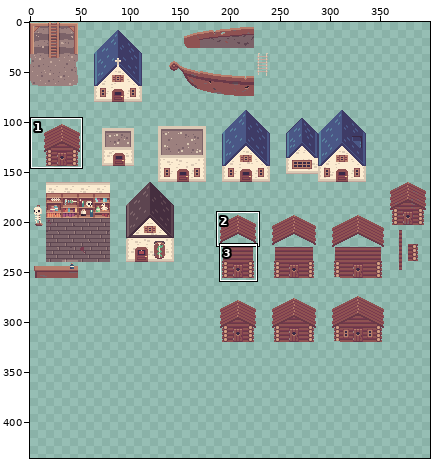
Sprite sheet -- static/images/large-sprites.png. Above: a wide view before the commit, with the close-up outlined.
Close-up. As it was:
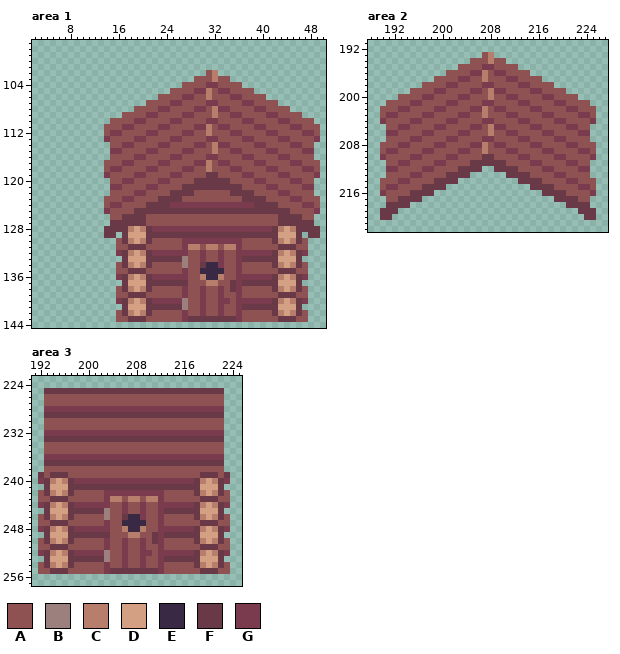
The file is 400x400 pixels. Shown: area 1: x 2..50, y 97..144; area 2: x 188..227, y 191..222; area 3: x 191..225, y 223..257. The old version is drawn lined up with the new one, on the new canvas. The wide view leaves out empty margins. The commit also changed other parts of the picture, which this record leaves out.
Palette (. is transparent): A #8f5252  B #9c807e  C #b87e6c  D #d3a084  E #392945  F #6a3948  G #7a3b4f
Pixels before, area 1, first column x 14:
102 .................AC.................
103 ...............AAACAA...............
104 .............AAAAGGAAAA.............
105 ...........AAAAGGCAGGAAAA...........
106 .........AAAAGGAACAAAGGAAAA.........
107 .......AAAAGGAAAAGGAAAAGGAAAA.......
108 .....AAAAGGAAAAGGACGGAAAAGGAAAA.....
109 ...AAAAGGAAAAGGAAACAAGGAAAAGGAAAA...
110 .AAAAGGAAAAGGAAAAGGAAAAGGAAAAGGAAAA.
111 AAAGGAAAAGGAAAAGGCAGGAAAAGGAAAAGGAAA
112 AGGAAAAGGAAAAGGAACAAAGGAAAAGGAAAAGGA
113 GAAAAGGAAAAGGAAAAGGAAAAGGAAAAGGAAAAG
114 .AAGGAAAAGGAAAAGGACGGAAAAGGAAAAGGAA.
115 .GGAAAAGGAAAAGGAAACAAGGAAAAGGAAAAGG.
116 .AAAAGGAAAAGGAAAAGGAAAAGGAAAAGGAAAA.
117 AAAGGAAAAGGAAAAGGCAGGAAAAGGAAAAGGAAA
118 AGGAAAAGGAAAAGGAACAAAGGAAAAGGAAAAGGA
119 GAAAAGGAAAAGGAAAAFFAAAAGGAAAAGGAAAAG
120 .AAGGAAAAGGAAAAFFFFFFAAAAGGAAAAGGAA.
121 .GGAAAAGGAAAAFFFFFFFFFFAAAAGGAAAAGG.
122 .AAAAGGAAAAFFFFAAAAAAFFFFAAAAGGAAAA.
123 AAAGGAAAAFFFFAAAAAAAAAAFFFFAAAAGGAAA
124 AGGAAAAFFFFGGGGGGGGGGGGGGFFFFAAAAGGA
125 GAAAAFFFFFFFFFFFFFFFFFFFFFFFFFFAAAAG
126 .AAFFFFAAAAAAAAAAAAAAAAAAAAAAFFFFAA.
127 .FFFFFFAAAAAAAAAAAAAAAAAAAAAAFFFFFF.
128 FFFFCDCFGGGGGGGGGGGGGGGGGGGGFCDCFFFF
129 FF.FDDDFFFFFFFFFFFFFFFFFFFFFFDDDF.FF
130 ..AFCDCFAAAAAGGGGGGGGGGAAAAAFCDCFA..
131 ..AAFFFAAAAAAGCCACCACCGAAAAAAFFFAA..
132 ..GFCDCFGGGGGGAAGAAGAAGGGGGGFCDCFG..
133 ...FDDDFFFFFFBAAGAAGAAGFFFFFFDDDF...
134 ..AFCDCFAAAAABAAFEEGAAGAAAAAFCDCFA..
135 ..AAFFFAAAAAAGAAEEEEAAGAAAAAAFFFAA..
136 ..GFCDCFGGGGGGAACEECAAGGGGGGFCDCFG..
137 ...FDDDFFFFFFFAAACCAAFGFFFFFFDDDF...
138 ..AFCDCFAAAAAGAAGAAGAFGAAAAAFCDCFA..
139 ..AAFFFAAAAAAGAAGAAGAAGAAAAAAFFFAA..
140 ..GFCDCFGGGGGBAAGAAGGAGGGGGGFCDCFG..
141 ...FDDDFFFFFFBAAGAAGAAGFFFFFFDDDF...
142 ..AFCDCFAAAAAGAAGAAGAAGAAAAAFCDCFA..
143 ..AAFFFAAAAAAGFFFFFFFFGAAAAAAFFFAA..
Pixels before, area 2, first column x 190:
193 .................AC.................
194 ...............AAACAA...............
195 .............AAAAGGAAAA.............
196 ...........AAAAGGCAGGAAAA...........
197 .........AAAAGGAACAAAGGAAAA.........
198 .......AAAAGGAAAAGGAAAAGGAAAA.......
199 .....AAAAGGAAAAGGACGGAAAAGGAAAA.....
200 ...AAAAGGAAAAGGAAACAAGGAAAAGGAAAA...
201 .AAAAGGAAAAGGAAAAGGAAAAGGAAAAGGAAAA.
202 AAAGGAAAAGGAAAAGGCAGGAAAAGGAAAAGGAAA
203 AGGAAAAGGAAAAGGAACAAAGGAAAAGGAAAAGGA
204 GAAAAGGAAAAGGAAAAGGAAAAGGAAAAGGAAAAG
205 .AAGGAAAAGGAAAAGGACGGAAAAGGAAAAGGAA.
206 .GGAAAAGGAAAAGGAAACAAGGAAAAGGAAAAGG.
207 .AAAAGGAAAAGGAAAAGGAAAAGGAAAAGGAAAA.
208 AAAGGAAAAGGAAAAGGCAGGAAAAGGAAAAGGAAA
209 AGGAAAAGGAAAAGGAACAAAGGAAAAGGAAAAGGA
210 GAAAAGGAAAAGGAAAAFFAAAAGGAAAAGGAAAAG
211 .AAGGAAAAGGAAAAFFFFFFAAAAGGAAAAGGAA.
212 .GGAAAAGGAAAAFFFF..FFFFAAAAGGAAAAGG.
213 .AAAAGGAAAAFFFF......FFFFAAAAGGAAAA.
214 AAAGGAAAAFFFF..........FFFFAAAAGGAAA
215 AGGAAAAFFFF..............FFFFAAAAGGA
216 GAAAAFFFF..................FFFFAAAAG
217 .AAFFFF......................FFFFAA.
218 .FFFF..........................FFFF.
219 FFF..............................FFF
220 FF................................FF
Pixels before, area 3, first column x 192:
225 .FFFFFFFFFFFFFFFFFFFFFFFFFFFFFF.
226 .AAAAAAAAAAAAAAAAAAAAAAAAAAAAAA.
227 .AAAAAAAAAAAAAAAAAAAAAAAAAAAAAA.
228 .GGGGGGGGGGGGGGGGGGGGGGGGGGGGGG.
229 .FFFFFFFFFFFFFFFFFFFFFFFFFFFFFF.
230 .AAAAAAAAAAAAAAAAAAAAAAAAAAAAAA.
231 .AAAAAAAAAAAAAAAAAAAAAAAAAAAAAA.
232 .GGGGGGGGGGGGGGGGGGGGGGGGGGGGGG.
233 .FFFFFFFFFFFFFFFFFFFFFFFFFFFFFF.
234 .AAAAAAAAAAAAAAAAAAAAAAAAAAAAAA.
235 .AAAAAAAAAAAAAAAAAAAAAAAAAAAAAA.
236 .GGGGGGGGGGGGGGGGGGGGGGGGGGGGGG.
237 .FFFFFFFFFFFFFFFFFFFFFFFFFFFFFF.
238 .AAAAAAAAAAAAAAAAAAAAAAAAAAAAAA.
239 FAFFFAAAAAAAAAAAAAAAAAAAAAAFFFAF
240 GFCDCFGGGGGGGGGGGGGGGGGGGGFCDCFG
241 .FDDDFFFFFFFFFFFFFFFFFFFFFFDDDF.
242 AFCDCFAAAAAGGGGGGGGGGAAAAAFCDCFA
243 AAFFFAAAAAAGCCACCACCGAAAAAAFFFAA
244 GFCDCFGGGGGGAAGAAGAAGGGGGGFCDCFG
245 .FDDDFFFFFFBAAGAAGAAGFFFFFFDDDF.
246 AFCDCFAAAAABAAFEEGAAGAAAAAFCDCFA
247 AAFFFAAAAAAGAAEEEEAAGAAAAAAFFFAA
248 GFCDCFGGGGGGAACEECAAGGGGGGFCDCFG
249 .FDDDFFFFFFFAAACCAAFGFFFFFFDDDF.
250 AFCDCFAAAAAGAAGAAGAFGAAAAAFCDCFA
251 AAFFFAAAAAAGAAGAAGAAGAAAAAAFFFAA
252 GFCDCFGGGGGBAAGAAGGAGGGGGGFCDCFG
253 .FDDDFFFFFFBAAGAAGAAGFFFFFFDDDF.
254 AFCDCFAAAAAGAAGAAGAAGAAAAAFCDCFA
255 AAFFFAAAAAAGFFFFFFFFGAAAAAAFFFAA
Once edited:
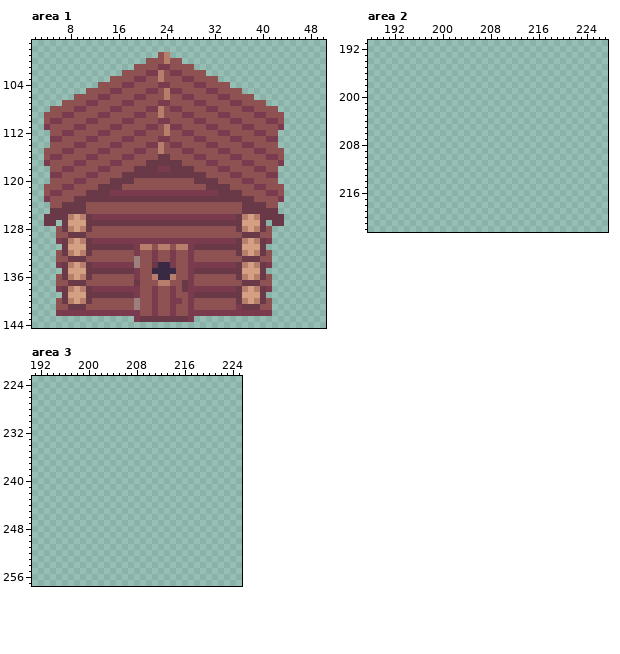
Changes in this commit:
canvas 400x400 -> 1000x1000
Changed rows in their new state; - is an unchanged pixel.
Area 1:
first column x 4:
 99 -------------------AC-------------------------
100 -----------------AAACAA-----------------------
101 ---------------AAAAGGAAAA---------------------
102 -------------AAAAGGCAGGAAAA..-----------------
103 -----------AAAAGGAACAAAGG---A..---------------
104 ---------AAAAGGAAAAGGAA--GGAA--..-------------
105 -------AAAAGGAAAAGGACGG--AAGGAA--..-----------
106 -----AAAAGGAAAAGGAA-C------A-GGAA--..---------
107 ---AAAAGGAAAAGGAA--GGAA--GGAA--GGAA--..-------
108 -AAAAGGAAAAGGAA--GGCAGG--AAGGAA--GGAA--..-----
109 AAAGGAAAAGGAA--GGAAC--------AGGAA--GGAA-...---
110 AGGAAAAGGAA--GGAA--GGAA--GGAA--GGAA--GGA.....-
111 GAAAAGGAAA-GGAA--GGACGG--AAGGAA--GGAA--G......
112 -AAGGAAAAGGAA--GGAA-C------A-GGAA--GGAA.......
113 -GGAAAAGGAA--GGAA--GGAA--GGAA--GGAA--GG.......
114 -AAAAGGAAAAGGAA--GGCAGG--AAGGAA--GGAA--......-
115 AAAGGAAAAGGAA--GGAAC--------AGGAA--GGAA-.....-
116 AGGAAAAGGAA--GGAA--FFAA--GGAA--GGAA--GGA.....-
117 GAAAAGGAAA-GGAA--FFFFFF--AAGGAA--GGAA--G......
118 -AAGGAAAAGGAA--FFFFGGFFFF--A-GGAA--GGAA.......
119 -GGAAAAGGAA--FFFFFFFFFFFFFFAA--GGAA--GG.......
120 -AAAAGGAAAAFFFF----AA--------AA--GGAA--......-
121 AAAGGAAAAFFFF----AA----AAAA----AA--GGAA-.....-
122 AGGAAAAFFFFGGGG--GGGGGGGGGGGGFF--AA--GGA.....-
123 GAAAAFFFFFFFFFFFFFF----FFFFFFFFFF--AA--G......
124 -AAFFFFAAA-AA----AAAAAAAAAAAAAAAAFF--AA.......
125 -FFFFFFAAAA----AAAAAAAAAAAAAAAAAA------.......
126 FFFFCDCFGGGGGGGGGGGGGGGGGGGGGGGGFCDCFFF-.....-
127 FF-FDDDFFFF------FFFFFFFFFFFFFFFFDDDF.F-.....-
128 --AFCDCFAAAAAAAAAAAAAAAAAAAAAAAAFCDCFA........
129 --AAFFFAAAAAAAAAAAAAAAAAAAAAAAAAA---AA.....-..
130 --GFCDCFGGGGGGGGGGGGGGG---------FCDCFG......--
131 ---FDDDFFFFFFF-GCC-CC-CCGFFFFFFFFDDDF.......--
132 --AFCDCFAAAAAAAGAA-AA-AAG-A--A--FCDCFA......--
133 --AAFFFAAAAAAAABAAGAAGAAG-A--A--A---AA.....---
134 --GFCDCFGGGGGGGBAAFEEG-AGGGGG-GGFCDCFG......--
135 ---FDDDFFFFFFF-GA-EEEE-AGFFFFFFFFDDDF.......--
136 --AFCDCFAAAAAAAGAACEECAAG-AAAA--FCDCFA......--
137 --AAFFFAAAAAAAAFAAACCAA-G--AA--AA---AA.....---
138 --GFCDCFGGGGGGGGAAG--G-FGG-GG-GGFCDCFG......--
139 ---FDDDFFFFFFF-GA-G--G-AGFFFFFFFFDDDF.......--
140 --AFCDCFAAAAAAABAA-AA--AG-A--AA-FCDCFA......--
141 --AAFFFAAAAAAAABAAGAAGAAG-A--A------AA.....---
142 --GGGGGGGGGGGGGGAAG--G-AGG-GG-GG-GGGGG......--
143 ------------...G-FFFFFFFG...................--
Area 2:
first column x 190:
193 -----------------..-----------------
194 ---------------......---------------
195 -------------..........-------------
196 -----------..............-----------
197 ---------..................---------
198 -------......................-------
199 -----..........................-----
200 ---..............................---
201 -..................................-
202 ....................................
203 ....................................
204 ....................................
205 -..................................-
206 -..................................-
207 -..................................-
208 ....................................
209 ....................................
210 ....................................
211 -..................................-
212 -................--................-
213 -..............------..............-
214 .............----------.............
215 ...........--------------...........
216 .........------------------.........
217 -......----------------------......-
218 -....--------------------------....-
219 ...------------------------------...
220 ..--------------------------------..
Area 3:
first column x 192:
225 -..............................-
226 -..............................-
227 -..............................-
228 -..............................-
229 -..............................-
230 -..............................-
231 -..............................-
232 -..............................-
233 -..............................-
234 -..............................-
235 -..............................-
236 -..............................-
237 -..............................-
238 -..............................-
239 ................................
240 ................................
241 -..............................-
242 ................................
243 ................................
244 ................................
245 -..............................-
246 ................................
247 ................................
248 ................................
249 -..............................-
250 ................................
251 ................................
252 ................................
253 -..............................-
254 ................................
255 ................................
